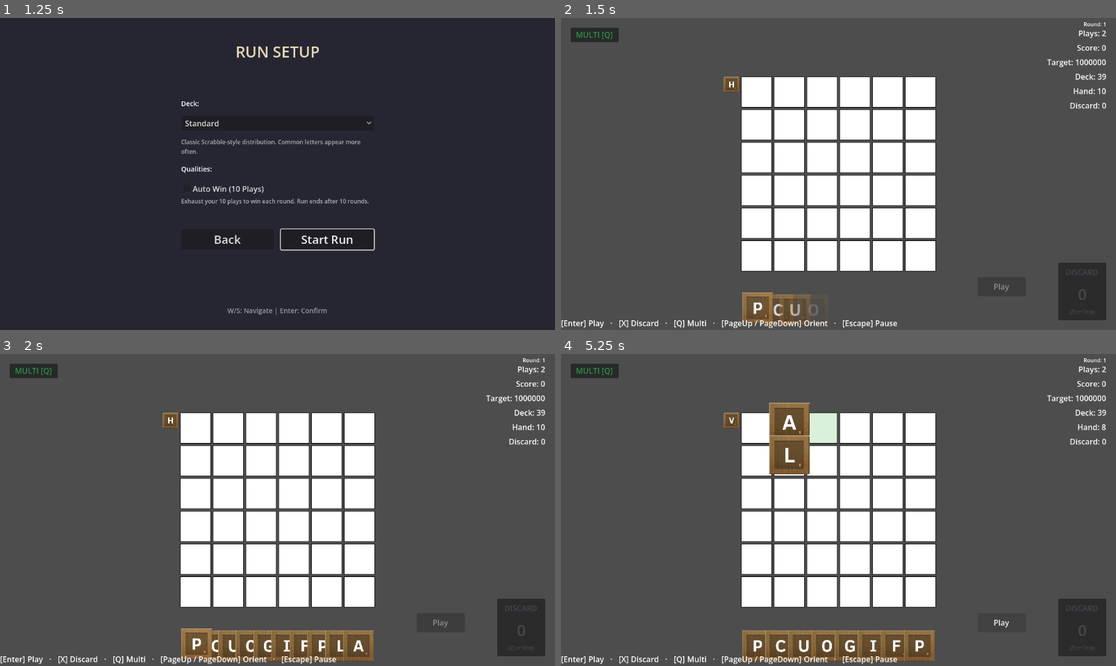
Above: before the commit, frames 1-4 (two rows, left to right).
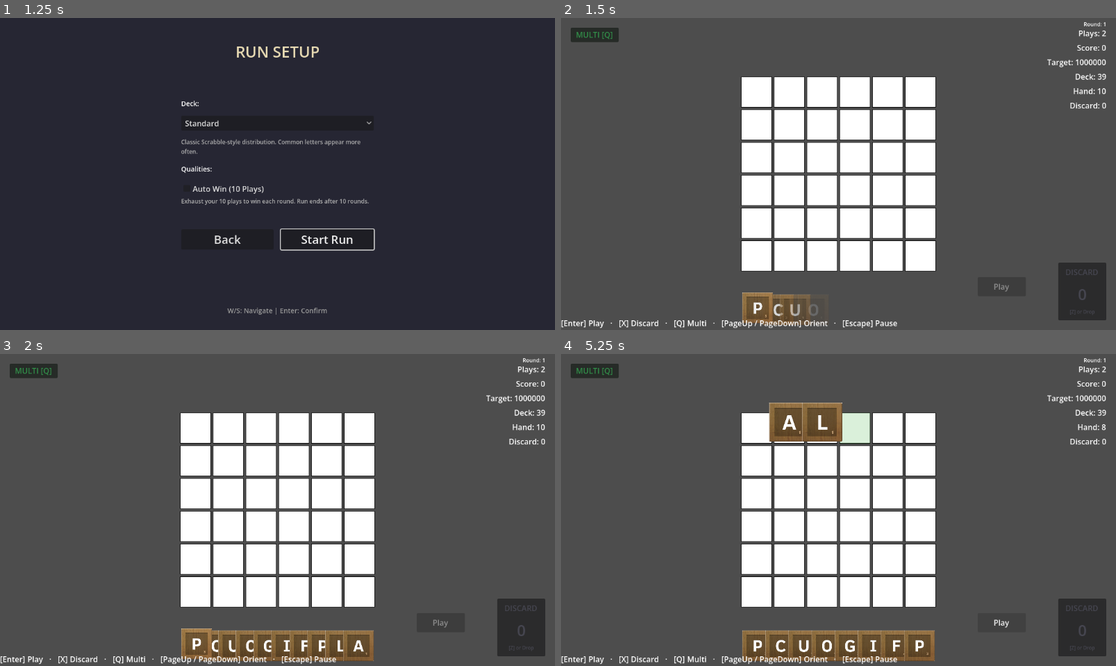
Above: after the commit, the same moments.

Repository: rcmilan/godot-scrabblerabble
Game: Godot game, scene res://scenes/title_screen/title_screen.tscn
Same seed, same stepped clock (60 frames per second), same inputs: the game is played once before the commit and once after it.
Inputs (mouse positions are in pixels of both pictures, inside the frame that each line leads up to):
- Up to frame 1 (1.25 s): click "New Game" at 0.5 s
- Up to frame 2 (1.5 s): click "Start Run" at 1.25 s
- Up to frame 3 (2 s): no input
- Up to frame 4 (5.25 s): click (733, 419) at 2.02 s; tap Enter (play_hand) at 2.75 s; drag from (755, 428) to (894, 441) at 2.77 s; tap Space (confirm_action) at 3.5, 4.25 s; drag from (788, 428) to (810, 572) at 3.52 s; move the mouse to (821, 428) at 4.27 s; hold A (navigate_left) 4.28-5 s; tap L (draw_tiles) at 4.35 s; click (821, 428) at 4.42 s; click "Play" at 5 s

Frame 1 is identical in both runs. In frame 2, 0.1% of the frame differs, in the area x 29-33%, y 18-24%; in frame 3, 0.1%; in frame 4, 2.2%, in the area x 29-56%, y 15-39%.
Error after the commit: Out of bounds get index '0' (on base: 'Array[Array]') (res://scenes/board/board.gd:79)

Commit message:
orientation

Diff:
--- a/autoload/event_bus.gd
+++ b/autoload/event_bus.gd
@@ -143,3 +143,10 @@
 
 ## Emitted when the run ends (win or lose).
 signal run_ended(victory: bool, total_score: int)
+
+# =============================================================================
+# BOARD EVENTS
+# =============================================================================
+
+## Emitted when the board is resized (dimensions or position change).
+signal board_resized(board_state: BoardState)
--- a/scenes/board/board.gd
+++ b/scenes/board/board.gd
@@ -119,6 +119,19 @@
 	return state
 
 
+## Returns the screen-space global position of the board's top-left cell (0,0).
+func get_top_left_screen_position() -> Vector2:
+	var cell: BoardCell = get_cell(0, 0)
+	if cell == null:
+		return grid.global_position
+	return cell.global_position
+
+
+## Returns the pixel dimensions of a single rendered cell.
+func get_cell_size_pixels() -> Vector2:
+	return Vector2(cell_size, cell_size)
+
+
 ## Clears all tiles from the board.
 func clear_board() -> void:
 	for row in _cells:
@@ -169,6 +182,10 @@
 	(func(): _update_orientation_button_position.call_deferred()).call_deferred()
 	board_initialized.emit(rows, columns)
 	print("[Board] Initialized %dx%d grid with %d cells" % [rows, columns, rows * columns])
+
+	# Emit board_resized signal for UI updates (e.g., orientation icon positioning)
+	var board_state: BoardState = BoardState.from_board(self)
+	EventBus.board_resized.emit(board_state)
 
 
 func _create_cell(row: int, col: int) -> BoardCell:
--- a/scenes/board/board.tscn
+++ b/scenes/board/board.tscn
@@ -1,6 +1,7 @@
-[gd_scene load_steps=2 format=3 uid="uid://6mhb0a0g3kj8"]
+[gd_scene load_steps=3 format=3 uid="uid://6mhb0a0g3kj8"]
 
 [ext_resource type="Script" uid="uid://dpqhtavtawnb5" path="res://scenes/Board/board.gd" id="1_v1rvb"]
+[ext_resource type="Script" uid="uid://dmq6v29k1lhh" path="res://scenes/board/orientation_icon.gd" id="2_xkwcm"]
 
 [node name="Board" type="Control"]
 layout_mode = 3
@@ -27,3 +28,6 @@
 theme_override_constants/h_separation = 4
 theme_override_constants/v_separation = 4
 columns = 8
+
+[node name="OrientationIcon" type="Node" parent="."]
+script = ExtResource("2_xkwcm")
--- /dev/null
+++ b/scenes/board/orientation_icon.gd
@@ -0,0 +1,53 @@
+extends Node
+class_name OrientationIcon
+
+## OrientationIcon: Manages positioning of the orientation indicator (H/V marker).
+## Anchors the icon to board grid coordinate (0,0) and updates position on board resize.
+
+var _board: Board = null
+var _icon_node: TextureButton = null
+
+
+func _ready() -> void:
+	# Get reference to parent Board
+	_board = get_parent() as Board
+	if _board == null:
+		push_error("OrientationIcon: Parent is not a Board node")
+		return
+
+	# Get or create the icon node
+	_icon_node = _board.get_orientation_button()
+	if _icon_node == null:
+		_icon_node = _board.setup_orientation_button()
+
+	# Subscribe to board resize events
+	EventBus.board_resized.connect(_on_board_resized)
+
+	# Set initial position
+	_on_board_resized(BoardState.from_board(_board))
+
+
+## Positions the icon at the center of cell (0,0) on the board.
+## Formula: icon_position = board_top_left + (cell_size * 0.5)
+func position_at_cell(cell_0_0_position: Vector2, cell_size: Vector2) -> void:
+	if _icon_node == null:
+		return
+
+	# Center the icon within the cell
+	var icon_position = cell_0_0_position + (cell_size * 0.5)
+	_icon_node.position = icon_position
+
+	print("[OrientationIcon] Positioned at %s (cell_0_0=%s, cell_size=%s)" % [
+		icon_position, cell_0_0_position, cell_size
+	])
+
+
+## Handles board_resized signal: recalculates and updates icon position.
+func _on_board_resized(board_state: BoardState) -> void:
+	if _board == null or _icon_node == null:
+		return
+
+	var board_offset: Vector2 = _board.get_top_left_screen_position()
+	var cell_size: Vector2 = _board.get_cell_size_pixels()
+
+	position_at_cell(board_offset, cell_size)
Not shown, added: scenes/board/orientation_icon.gd.uid
Not shown, added: specs/002-fix-orientation-icon/checklists/requirements.md
Not shown, added: specs/002-fix-orientation-icon/data-model.md
Not shown, added: specs/002-fix-orientation-icon/plan.md
Not shown, added: specs/002-fix-orientation-icon/quickstart.md
Not shown, added: specs/002-fix-orientation-icon/research.md
Not shown, added: specs/002-fix-orientation-icon/spec.md
Not shown, added: specs/002-fix-orientation-icon/tasks.md
